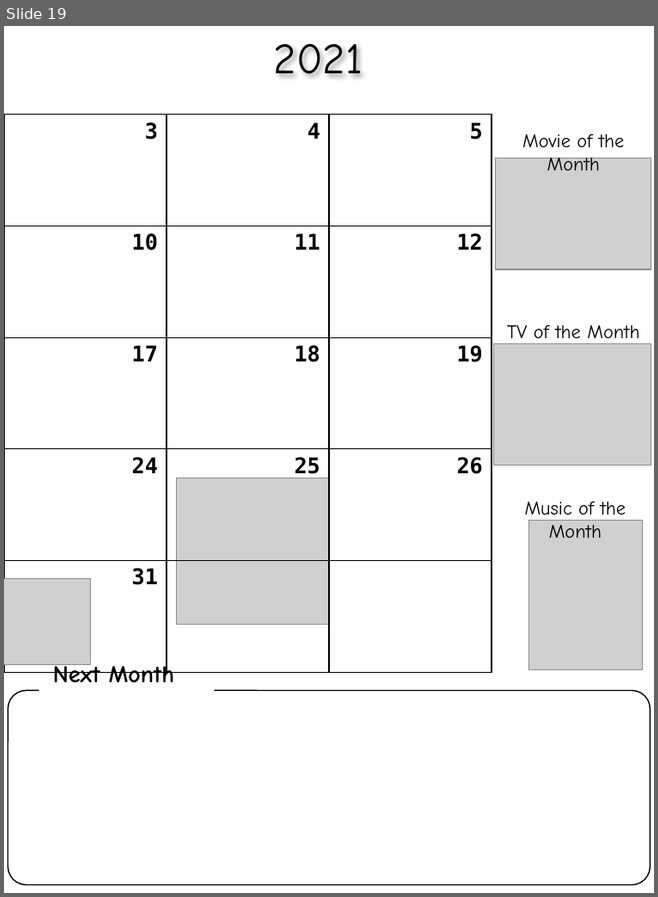
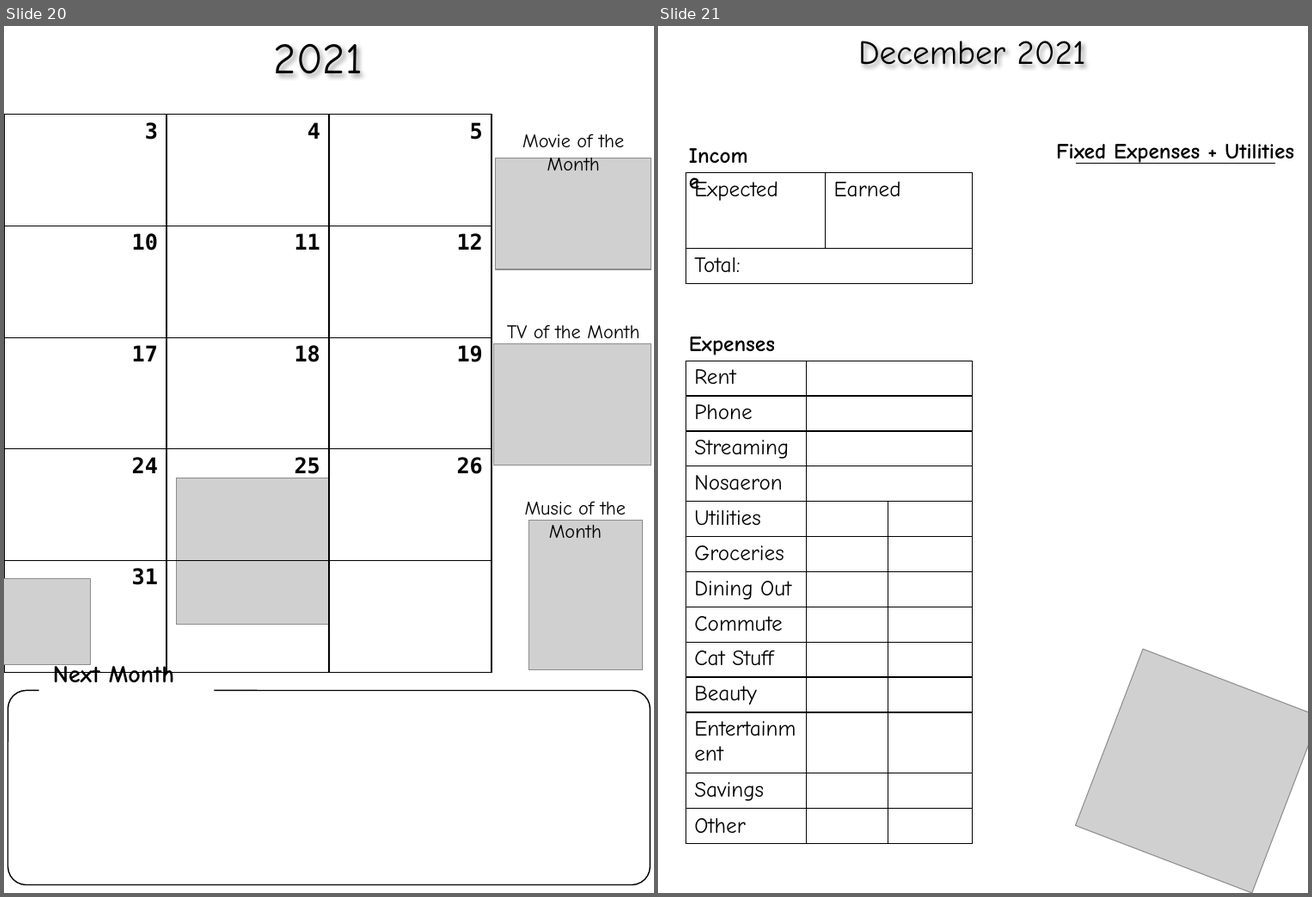
Before and after one commit to cds70409/cds70409.github.io, a slide deck: bujo_printouts.pptx. Shown side by side, each under a label of ours: slide 19 before the commit, slides 20 and 21 after it. The pictures are 658x897 and 1312x897 pixels, drawn with LibreOffice and Linux fonts; fonts in the diff are those of the drawing; grey boxes stand for pictures. Boxes give left, top, right and bottom in pixels: in the first picture for what was removed or moved away, otherwise in the second. Text is boxed around its words. In the diff, an @@ line names an element or a change of style, - is before the commit and + after.

Commit message:
11/29 december spreads

```diff
--- a/bujo_printouts.pptx
+++ b/bujo_printouts.pptx
@@ slide 21 added at (658,26,1308,893), background #FFFFFF @@
@@ text added at (858,41,1085,65), 28 pt, text #000000 @@
+December 2021
@@ text added at (680,137,764,172), 18 pt, text #000000, bold @@
+Income
@@ text added at (1056,144,1294,164), 18 pt, text #000000, bold @@
+Fixed Expenses + Utilities
@@ table added at (686,172,973,283), 2 rows, 2 columns @@
+Expected | Earned
+Total: | 
@@ line added from (1076, 164) to (1275, 164), #000000 0.5 pt @@
@@ table added at (686,361,972,836), 13 rows, 3 columns @@
+Rent |  | 
+Phone |  | 
+Streaming |  | 
+Nosaeron |  | 
+Utilities |  | 
+Groceries |  | 
+Dining Out |  | 
+Commute |  | 
+Cat Stuff |  | 
+Beauty |  | 
+Entertainment |  | 
+Savings |  | 
+Other |  | 
@@ text added at (689,336,775,355), 18 pt, text #000000, bold @@
+Expenses
@@ picture added at (1075,649,1308,893) @@
@@ what was slide 19 is now slide 20 @@
```
Also in this commit, not shown: 1 slide changed, 5 other slides added, 1 slide removed.
